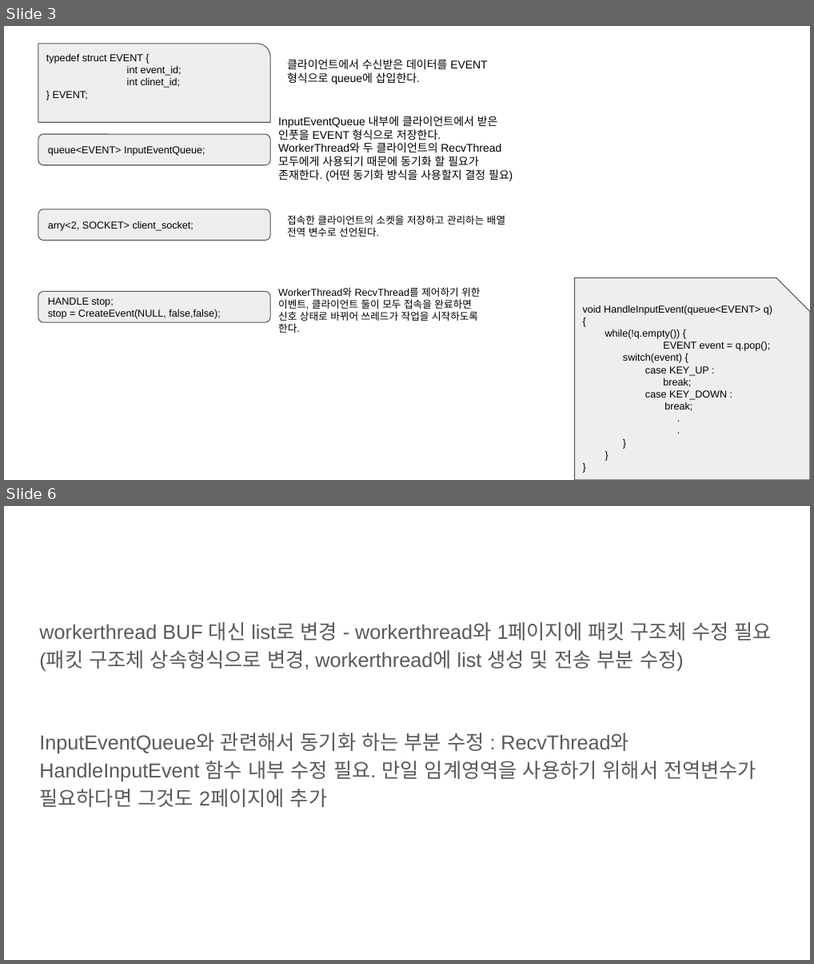
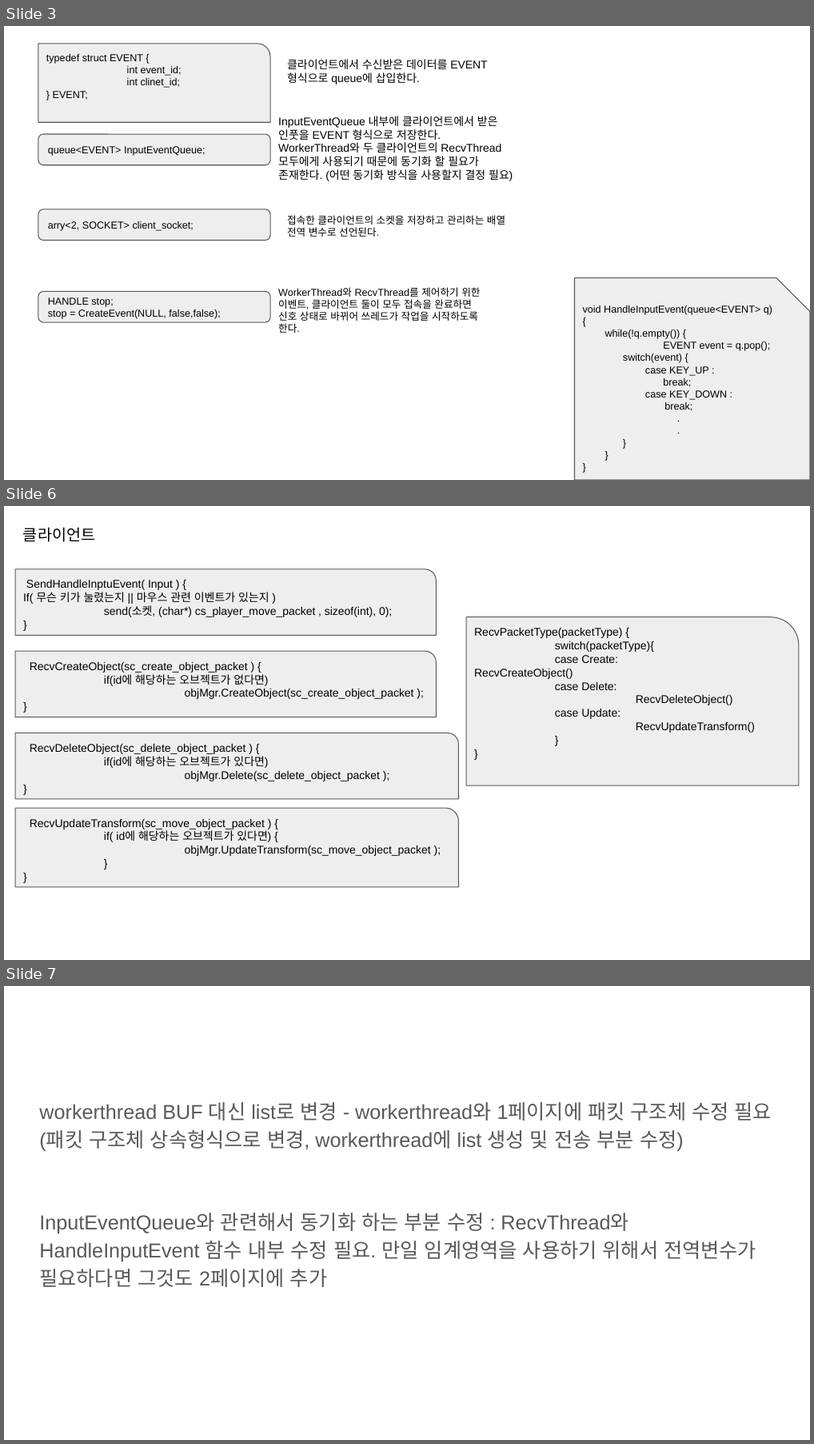
Before and after one commit to KimDJ7105/2023_network_game_project, a slide deck: 임시 로우레벨디자인.pptx. Shown one above the other, each under a label of ours: slides 3 and 6 before the commit, slides 3, 6 and 7 after it; the slides between them are not shown. The pictures are 814x964 and 814x1444 pixels, drawn with LibreOffice and Linux fonts; fonts in the diff are those of the drawing. Boxes give left, top, right and bottom in pixels: in the first picture for what was removed or moved away, otherwise in the second. Text is boxed around its words. In the diff, an @@ line names an element or a change of style, - is before the commit and + after.

Commit message:
로우 레벨 디자인 수정
패킷의 최상의 부모 구조체 추가
위 내용에 따른 모든 패킷에 packetType 멤버 변수 삭제

서버에서 임계영역을 걸어야할 부분 추가
클라이언트에서 서버와 통신과 관련해 필요한 함수 추가

```diff
--- a/임시 로우레벨디자인.pptx
+++ b/임시 로우레벨디자인.pptx
@@ slide 6 added at (4,506,810,960), background #FFFFFF @@
@@ text added at (23,527,95,542), 14 pt, text #000000 @@
+클라이언트
@@ round rect added at (15,569,436,635), fill #EEEEEE, outline #595959 0.75 pt, 10 pt, text #000000 @@
+SendHandleInptuEvent( Input ) {
+If( 무슨 키가 눌렸는지 || 마우스 관련 이벤트가 있는지 )
+send(소켓, (char*) cs_player_move_packet , sizeof(int), 0);
+}
@@ round rect added at (467,617,800,786), fill #EEEEEE, outline #595959 0.75 pt, 10 pt, text #000000 @@
+RecvPacketType(packetType) {
+switch(packetType){
+case Create: RecvCreateObject()
+case Delete:
+RecvDeleteObject()
+case Update:
+RecvUpdateTransform()
+}
+}
@@ round rect added at (15,651,436,717), fill #EEEEEE, outline #595959 0.75 pt, 10 pt, text #000000 @@
+RecvCreateObject(sc_create_object_packet ) {
+if(id에 해당하는 오브젝트가 없다면)
+objMgr.CreateObject(sc_create_object_packet );
+}
@@ round rect added at (15,732,459,799), fill #EEEEEE, outline #595959 0.75 pt, 10 pt, text #000000 @@
+RecvDeleteObject(sc_delete_object_packet ) {
+if(id에 해당하는 오브젝트가 있다면)
+objMgr.Delete(sc_delete_object_packet );
+}
@@ round rect added at (15,808,459,887), fill #EEEEEE, outline #595959 0.75 pt, 10 pt, text #000000 @@
+RecvUpdateTransform(sc_move_object_packet ) {
+if( id에 해당하는 오브젝트가 있다면) {
+objMgr.UpdateTransform(sc_move_object_packet );
+}
+}
@@ what was slide 6 is now slide 7 @@
```
Also in this commit, not shown: 3 slides changed.
